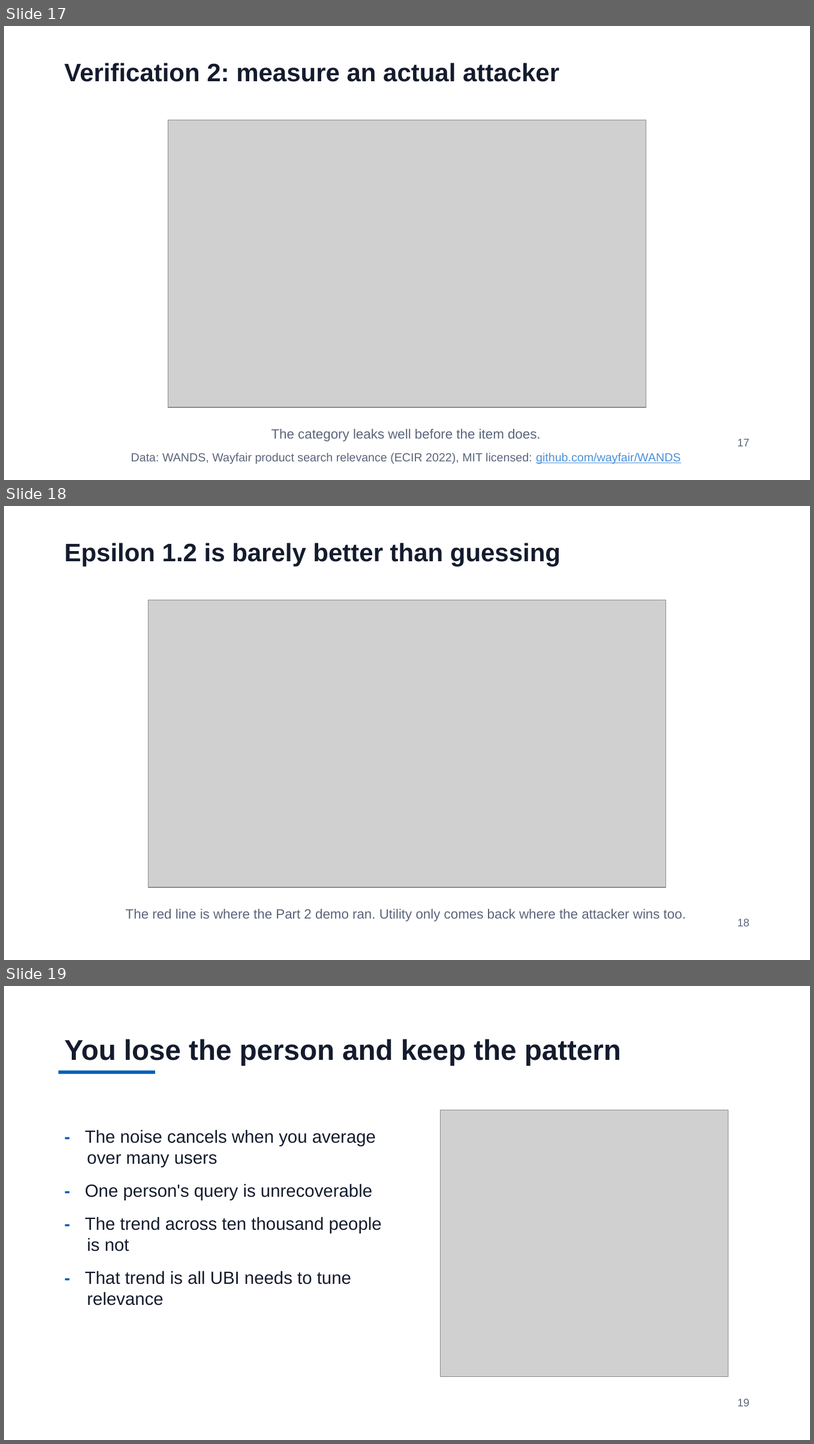
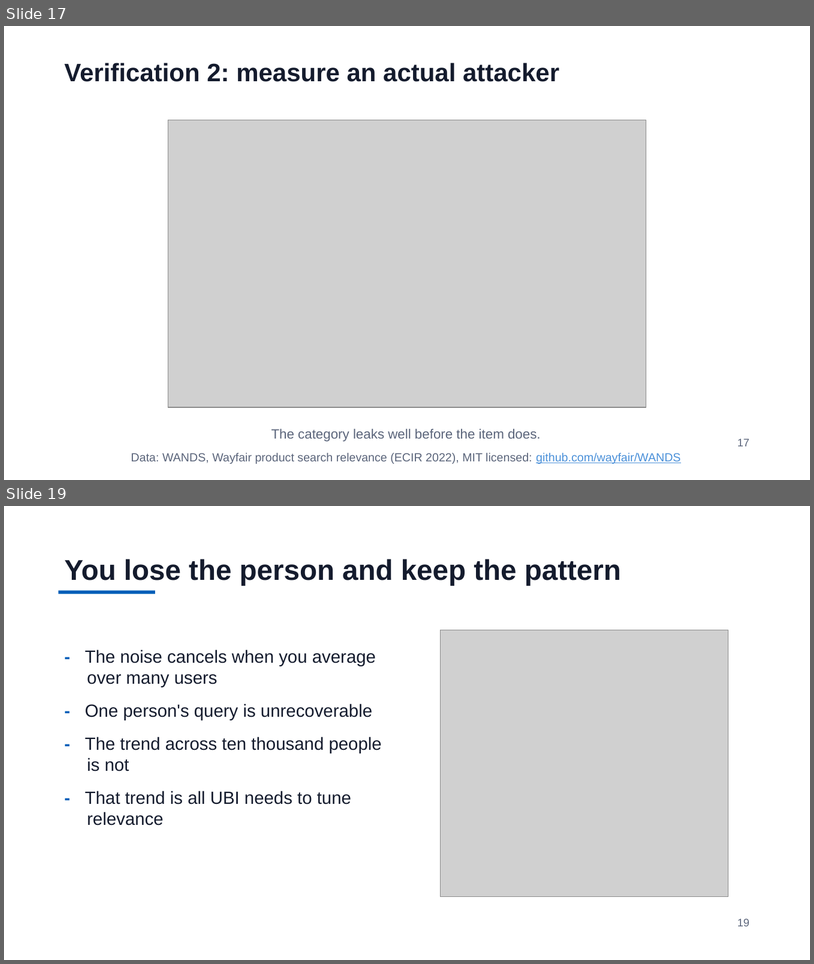
Before and after one commit to jzonthemtn/ldp-for-search, a slide deck: ldp_for_search_slides.pptx. Shown one above the other, each under a label of ours: slides 17, 18 and 19 before the commit, slides 17 and 19 after it; the slides between them are not shown. The pictures are 814x1444 and 814x964 pixels, drawn with LibreOffice and Linux fonts; fonts in the diff are those of the drawing; grey boxes stand for pictures. Boxes give left, top, right and bottom in pixels: in the first picture for what was removed or moved away, otherwise in the second. Text is boxed around its words. In the diff, an @@ line names an element or a change of style, - is before the commit and + after.

```diff
--- a/ldp_for_search_slides.pptx
+++ b/ldp_for_search_slides.pptx
@@ slide 18 removed at box(4, 506, 810, 960), background #FFFFFF @@
@@ text removed at box(65, 543, 561, 566) @@
-Epsilon 1.2 is barely better than guessing
@@ picture removed at box(149, 600, 666, 887) @@
@@ text removed at box(126, 909, 686, 921) @@
-The red line is where the Part 2 demo ran. Utility only comes back where the attacker wins too.
@@ text removed at box(738, 918, 750, 926) @@
-18
```
Also in this commit, not shown: 11 slides changed, 1 slide added, 2 other slides removed, 5 other files.
